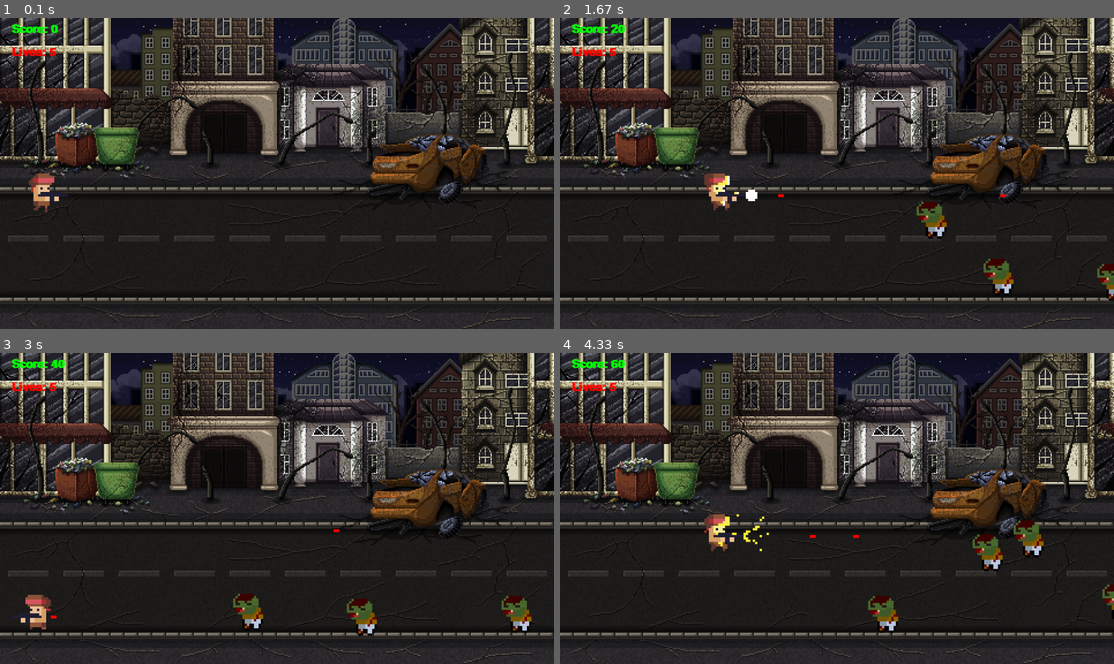
Above: before the commit, frames 1-4 (two rows, left to right).
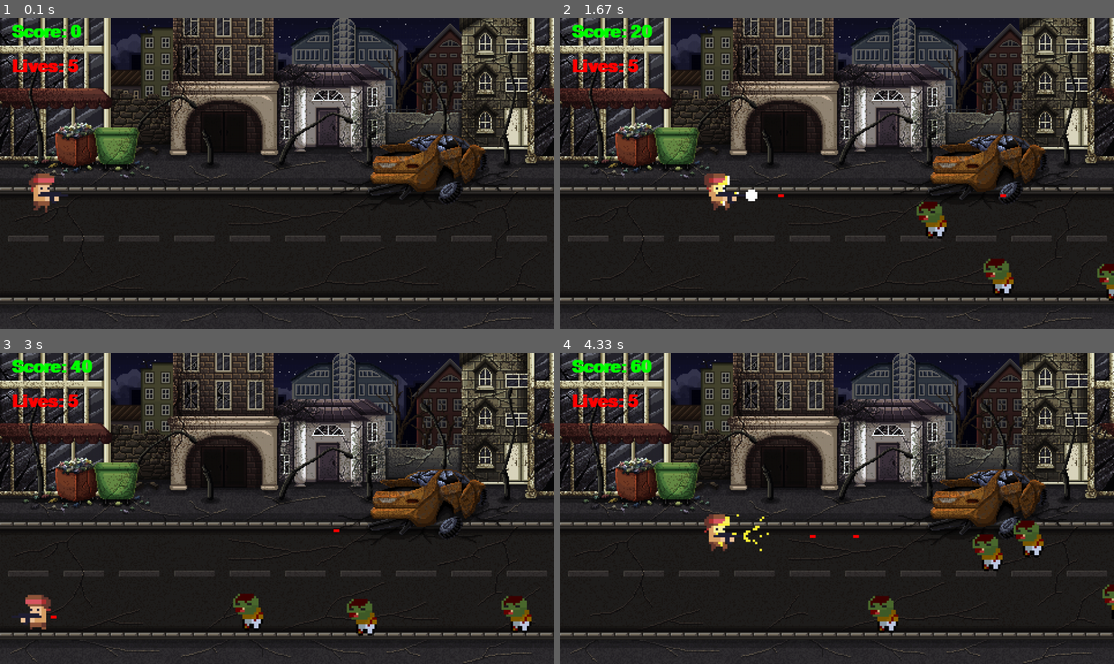
Above: after the commit, the same moments.

Repository: gugaprado10/game-project
Game: pygame game, started from import pygame.py
Same seed, same stepped clock (60 frames per second), same inputs: the game is played once before the commit and once after it.
Inputs:
- Up to frame 1 (0.1 s): no input
- Up to frame 2 (1.67 s): tap Space at 0.33, 0.73, 1.03, 1.23, 1.57 s; hold Right 0.67-1.13 s; hold Up 1.17-1.47 s; hold Right from 1.5 s (still down)
- Up to frame 3 (3 s): tap Space at 1.87, 2.07, 2.37, 2.63, 2.97 s; release Right at 1.97 s; hold Left 2-2.53 s; hold Down 2.57-2.87 s; hold Left from 2.9 s (still down)
- Up to frame 4 (4.33 s): tap Space at 3.27, 3.4, 3.8, 4.1 s; release Left at 3.3 s; hold Up 3.33-3.7 s; hold Right from 3.73 s (still down)

The runs differ from the first frame. In frame 1, 0.8% of the frame differs, in the area x 2-15%, y 1-18%; in frame 2, 0.9%; in frame 3, 0.9%; in frame 4, 0.9%, in the area x 2-17%, y 1-18%.

Commit message:
Font added

Diff:
--- a/import pygame.py
+++ b/import pygame.py
@@ -137,7 +137,7 @@
     score_text = font.render('Score: ' + str(score), 1, (0, 255, 0))
     lives_text = font.render('Lives: ' + str(player_health), 1, (255, 0, 0))
     window.blit(score_text, (20, 10))
-    window.blit(lives_text, (20, 50))
+    window.blit(lives_text, (20, 70))
 
     player.draw(window)
     for zombie in zombies:
@@ -152,7 +152,7 @@
 zombies = []
 score = 0
 player_health = 5
-font = pygame.font.SysFont('comicsans', 30, True)
+font = pygame.font.SysFont('assets/font.ttf', 45, True)
 
 
 run = True
@@ -180,6 +180,6 @@
                     MAX_ZOMBIES = 10
 
     if player_health <= 0:
-        run=False
+        run = False
 
     redraw_window()
Binary file added: assets/font.ttf
Not shown, added: .DS_Store
